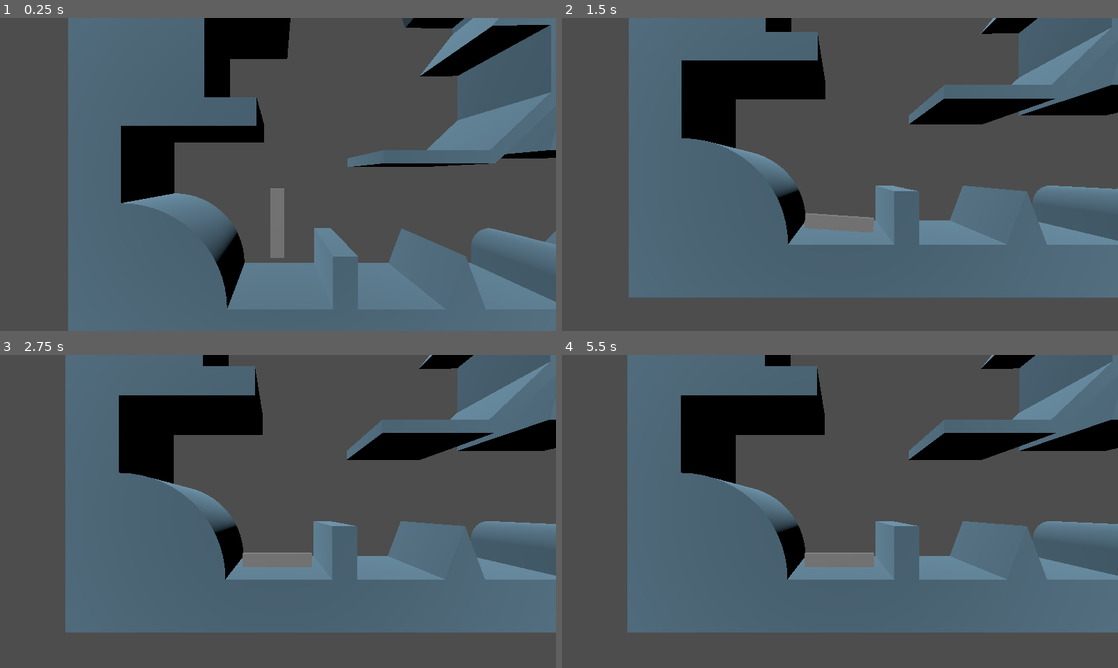
Above: before the commit, frames 1-4 (two rows, left to right).
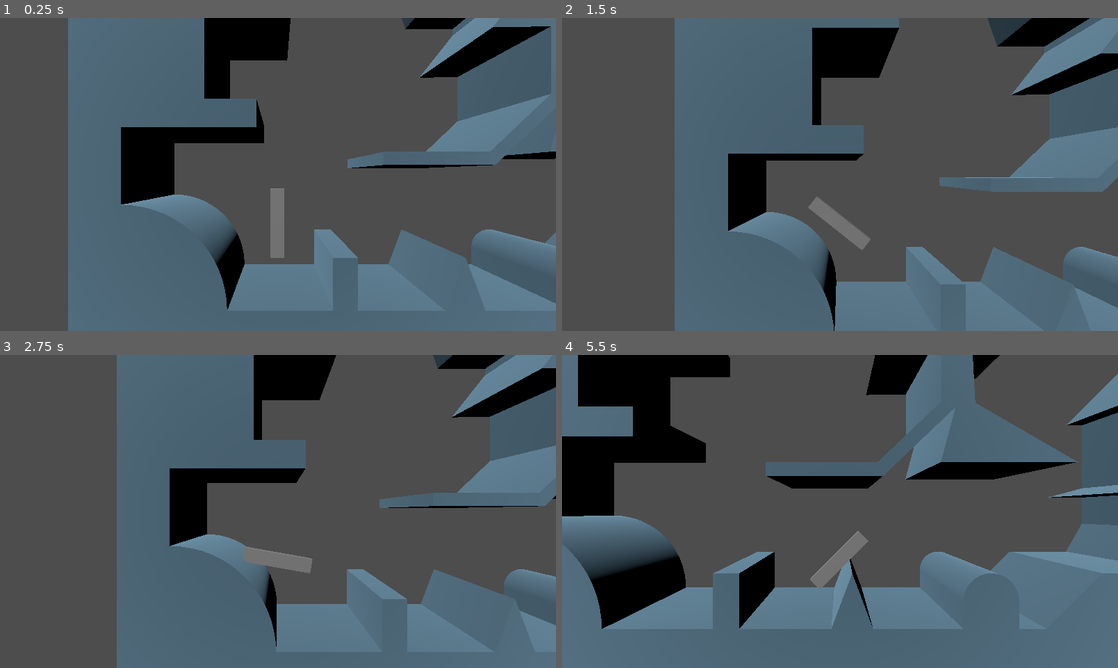
Above: after the commit, the same moments.

Repository: AustereTriceratops/GMTK_2024_prototype
Game: Godot game, scene res://scenes/3dtestscene.tscn
Two runs of this game, one before a commit and one after it. Both use one fixed random seed, a clock stepped at 60 frames per second and the inputs below.
Inputs:
- Up to frame 1 (0.25 s): no input
- Up to frame 2 (1.5 s): hold A (a) 0.53-1.28 s; tap Space (jump) at 0.77 s; tap D (d) at 0.8, 1.35 s
- Up to frame 3 (2.75 s): tap Space (jump) at 1.52 s; tap S (s) at 1.55, 2.1 s; hold A (a) from 2.03 s (still down)
- Up to frame 4 (5.5 s): release A (a) at 2.78 s; tap A (a) at 2.85, 4.55 s; tap Space (jump) at 3.02, 3.77, 4.52 s; tap D (d) at 3.05 s; hold D (d) 3.53-4.28 s; tap S (s) at 3.8, 4.35 s; hold D (d) from 5.03 s (still down); tap W (w) at 5.1 s

The runs differ from the first frame. In frame 1, 1.5% of the frame differs, in the area x 21-100%, y 0-94%; in frame 2, 53%; in frame 3, 50%; in frame 4, 69%, in the area x 0-100%, y 0-100%.

Commit message:
attach controller script

Diff:
--- a/scenes/playerScene.tscn
+++ b/scenes/playerScene.tscn
@@ -1,7 +1,7 @@
 [gd_scene load_steps=8 format=3 uid="uid://capohcmau3xpv"]
 
+[ext_resource type="Script" path="res://scripts/CharacterController.gd" id="1_m4bs3"]
 [ext_resource type="Script" path="res://scenes/Camera.gd" id="2_epny7"]
-[ext_resource type="Script" path="res://scripts/PlayerController2.gd" id="2_jkjcf"]
 [ext_resource type="Script" path="res://scripts/GroundDetect.gd" id="3_t151e"]
 
 [sub_resource type="CapsuleMesh" id="CapsuleMesh_p3y87"]
@@ -38,7 +38,7 @@
 physics_material_override = SubResource("PhysicsMaterial_r5w80")
 contact_monitor = true
 max_contacts_reported = 2
-script = ExtResource("2_jkjcf")
+script = ExtResource("1_m4bs3")
 
 [node name="Collider" type="CollisionShape3D" parent="Player"]
 transform = Transform3D(1, 0, 0, 0, 1, 0, 0, 0, 1, 2.08165e-12, 2.08165e-12, 0)
